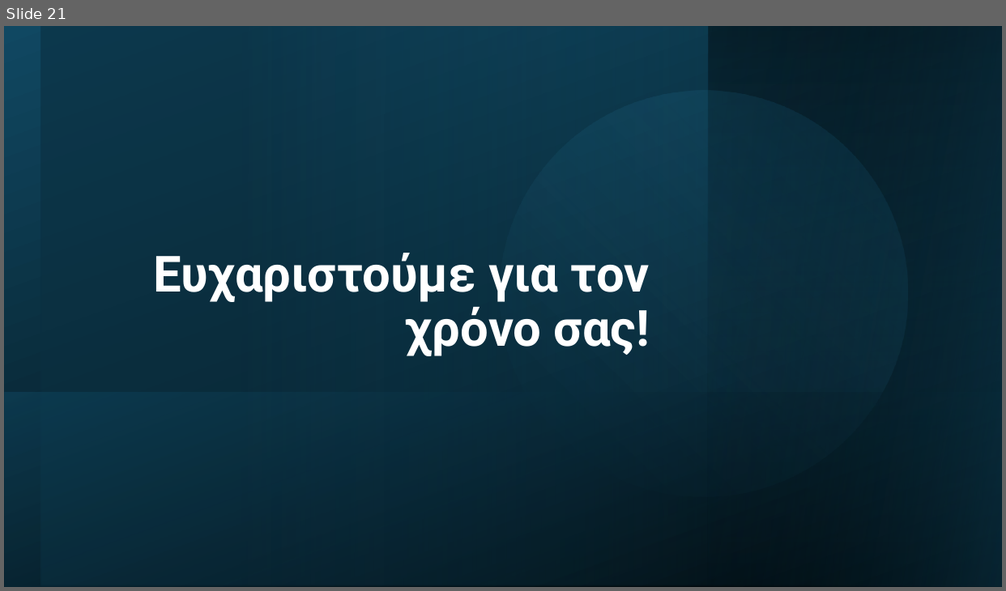
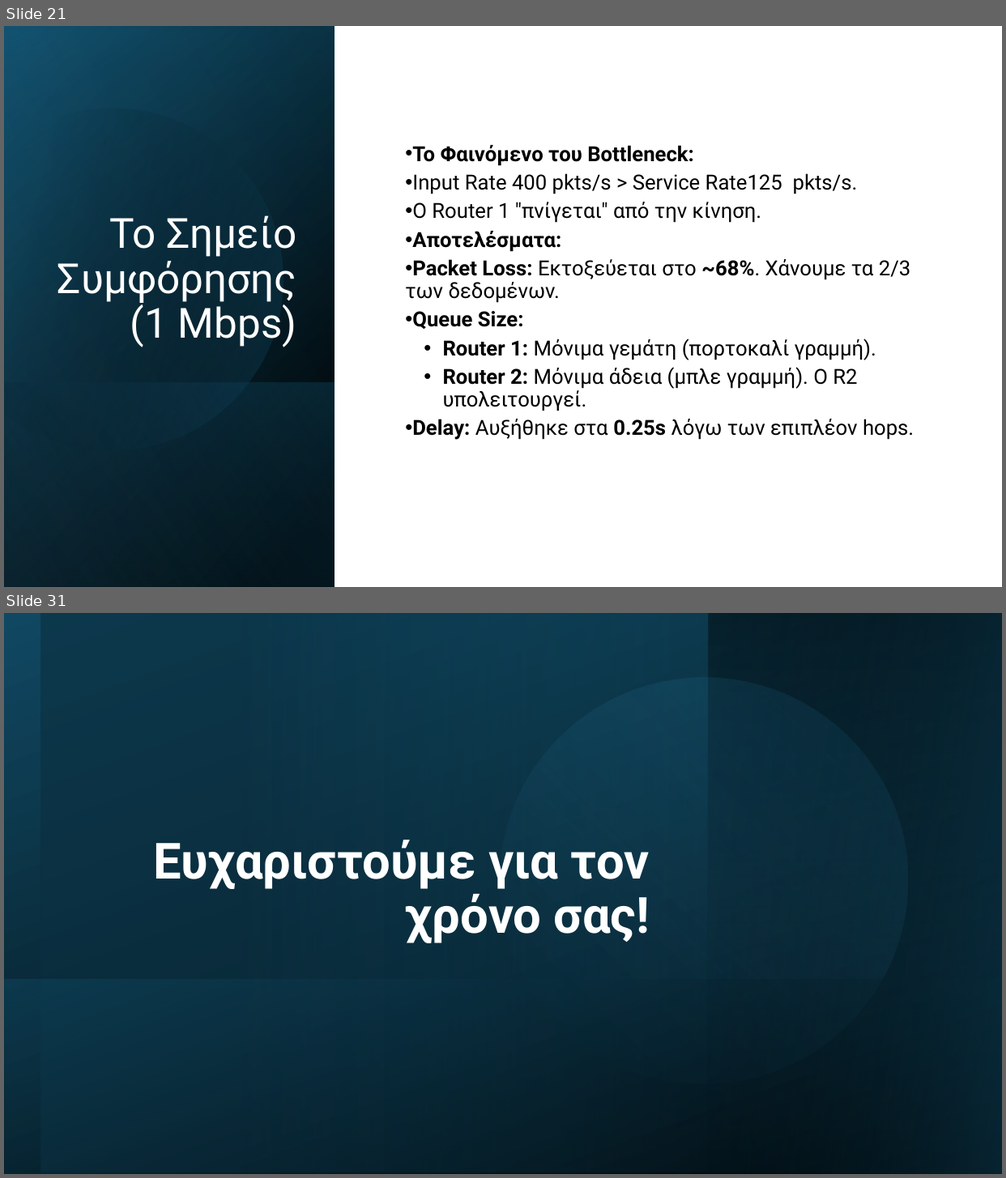
Before and after one commit to AlexandrosChal/Event-driven-network-simulation-in-Python-and-SimPy, a slide deck: Παρουσίαση.pptx. Shown one above the other, each under a label of ours: slide 21 before the commit, slides 21 and 31 after it; the slides between them are not shown. The pictures are 1006x591 and 1006x1178 pixels, drawn with LibreOffice and Linux fonts; fonts in the diff are those of the drawing. Boxes give left, top, right and bottom in pixels: in the first picture for what was removed or moved away, otherwise in the second. Text is boxed around its words. In the diff, an @@ line names an element or a change of style, - is before the commit and + after.

```diff
--- a/Παρουσίαση.pptx
+++ b/Παρουσίαση.pptx
@@ slide 21 added at <box>4,26,1002,587</box>, background #FFFFFF @@
@@ rectangle added at <box>4,26,1002,587</box>, fill #FFFFFF @@
@@ rectangle added at <box>4,26,335,587</box>, fill gradient #000000 to #104862 @@
@@ rectangle added at <box>4,27,335,587</box>, fill gradient #000000 to #156082 @@
@@ rectangle added at <box>4,26,335,587</box>, fill gradient #000000 to #46B1E1 @@
@@ freeform shape added at <box>4,68,324,485</box>, fill gradient #000000 to #156082 @@
@@ text added at <box>405,145,914,440</box>, 20 pt, text #000000 @@
+• Το Φαινόμενο του Bottleneck:
+• Input Rate 400 pkts/s > Service Rate125 pkts/s.
+• Ο Router 1 "πνίγεται" από την κίνηση.
+• Αποτελέσματα:
+• Packet Loss: Εκτοξεύεται στο ~68%. Χάνουμε τα 2/3 των δεδομένων.
+• Queue Size:
+  • Router 1: Μόνιμα γεμάτη (πορτοκαλί γραμμή).
+  • Router 2: Μόνιμα άδεια (μπλε γραμμή). Ο R2 υπολειτουργεί.
+• Delay: Αυξήθηκε στα 0.25s λόγω των επιπλέον hops.
@@ title added at <box>57,216,297,348</box>, 40 pt, text #FFFFFF @@
+Το Σημείο Συμφόρησης (1 Mbps)
@@ rectangle added at <box>4,382,335,587</box>, fill gradient #156082 to #000000 @@
@@ what was slide 21 is now slide 31 @@
```
Also in this commit, not shown: 10 other slides added, 1 slide removed, 3 other files.
